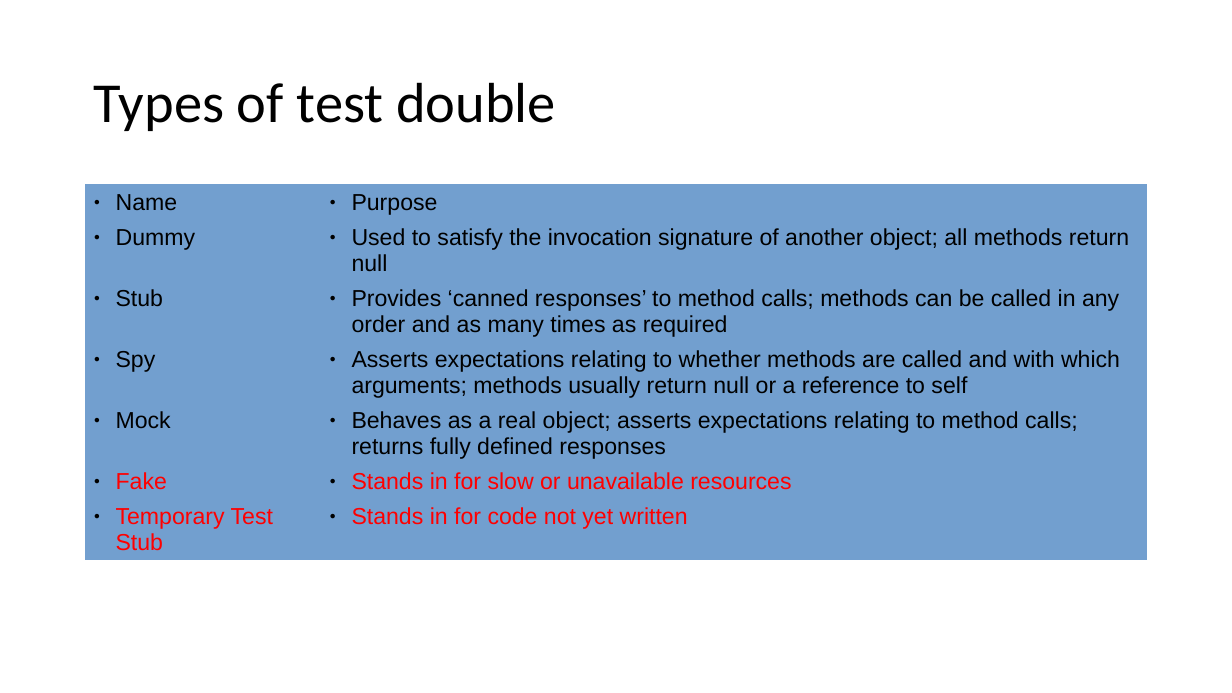
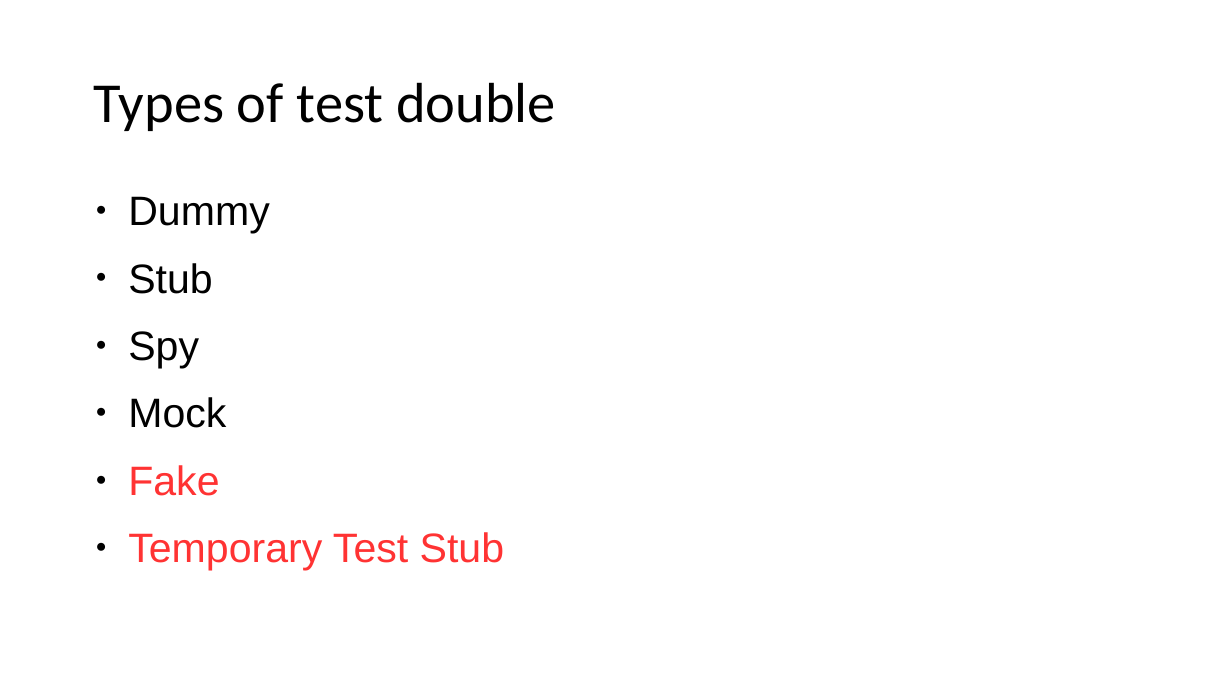
Before and after one commit to docljn/phpunit-or-prophecy-for-mocks, a slide deck: slide 14 of Creating Unit Test Mocks - PHPUnit or Prophecy.odp. Drawn at 1232x693 pixels with LibreOffice and Linux fonts; fonts in the diff are those of the drawing. Boxes give left, top, right and bottom in pixels: in the first picture for what was removed or moved away, otherwise in the second. Text is boxed around its words. In the diff, an @@ line names an element or a change of style, - is before the commit and + after.

```diff
--- a/Creating Unit Test Mocks - PHPUnit or Prophecy.odp
+++ b/Creating Unit Test Mocks - PHPUnit or Prophecy.odp
@@ table removed at box(85, 185, 1148, 555), 7 rows, 2 columns @@
-Name | Purpose
-Dummy | Used to satisfy the invocation signature of another object; all methods return null
-Stub | Provides ‘canned responses’ to method calls; methods can be called in any order and as many times as required
-Spy | Asserts expectations relating to whether methods are called and with which arguments; methods usually return null or a reference to self
-Mock | Behaves as a real object; asserts expectations relating to method calls; returns fully defined responses
-Fake | Stands in for slow or unavailable resources
-Temporary Test Stub | Stands in for code not yet written
@@ text added at box(128, 196, 504, 571), 32 pt, text #FF3333 @@
+● Dummy
+● Stub
+● Spy
+● Mock
+● Fake
+● Temporary Test Stub
```
Also in this commit, not shown: 3 other slides changed, 1 slide added.
